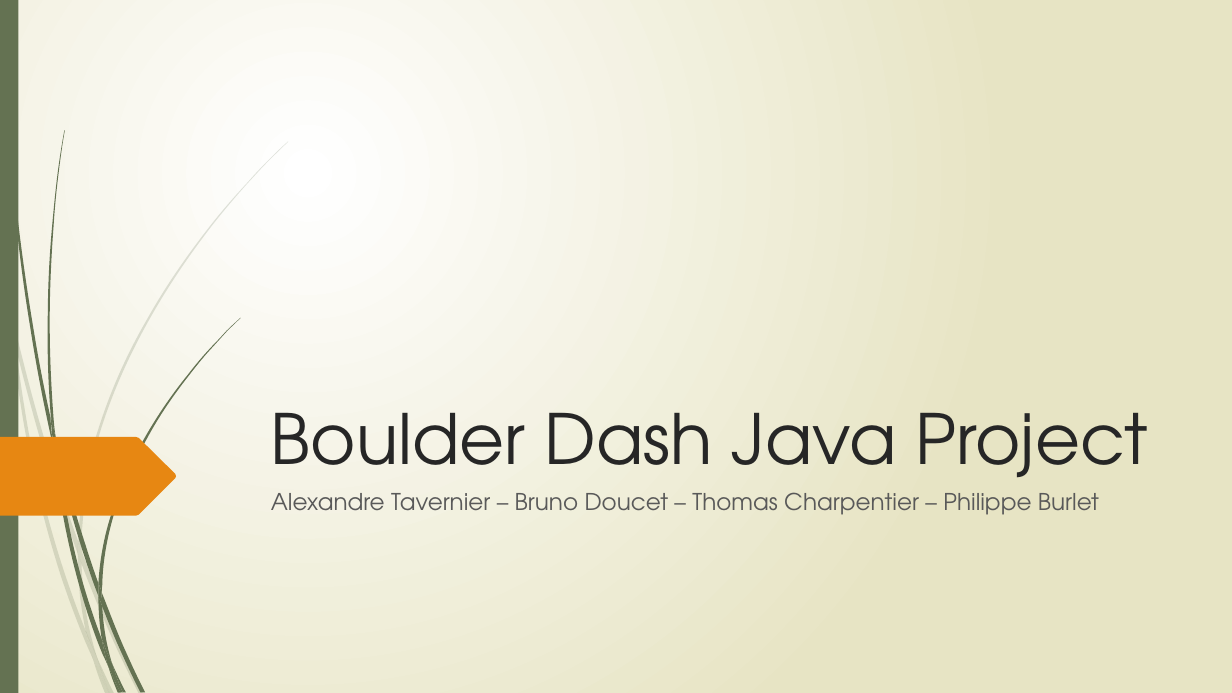
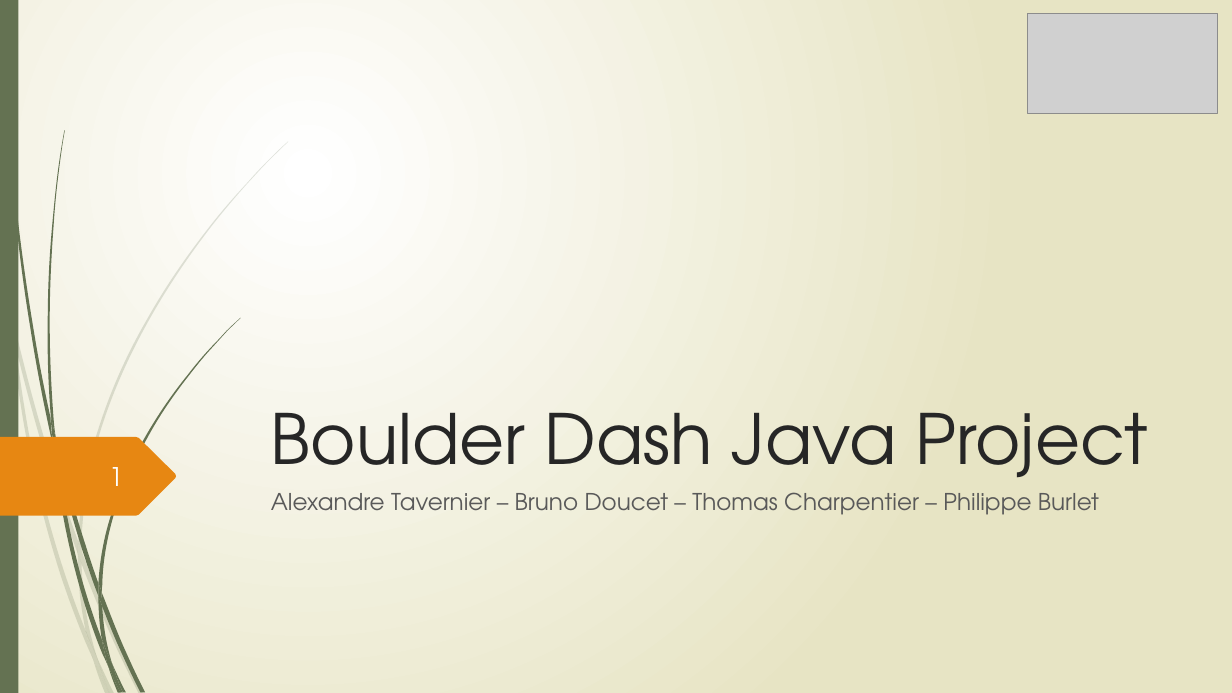
Before and after one commit to AlexandreTavernier/Boulderdash2, a slide deck: slide 1 of Boulder Dash Java Project.pptx. Drawn at 1232x693 pixels with LibreOffice and Linux fonts; fonts in the diff are those of the drawing; grey boxes stand for pictures. Boxes give left, top, right and bottom in pixels: in the first picture for what was removed or moved away, otherwise in the second. Text is boxed around its words. In the diff, an @@ line names an element or a change of style, - is before the commit and + after.

Commit message:
Boulder Dash Java Project v1.1

```diff
--- a/Boulder Dash Java Project.pptx
+++ b/Boulder Dash Java Project.pptx
@@ picture added at (x1=1028, y1=14, x2=1218, y2=114) @@
@@ page number added at (x1=109, y1=467, x2=123, y2=486), 20 pt, text #FEFFFF @@
+1
```
Also in this commit, not shown: 7 other slides changed.
